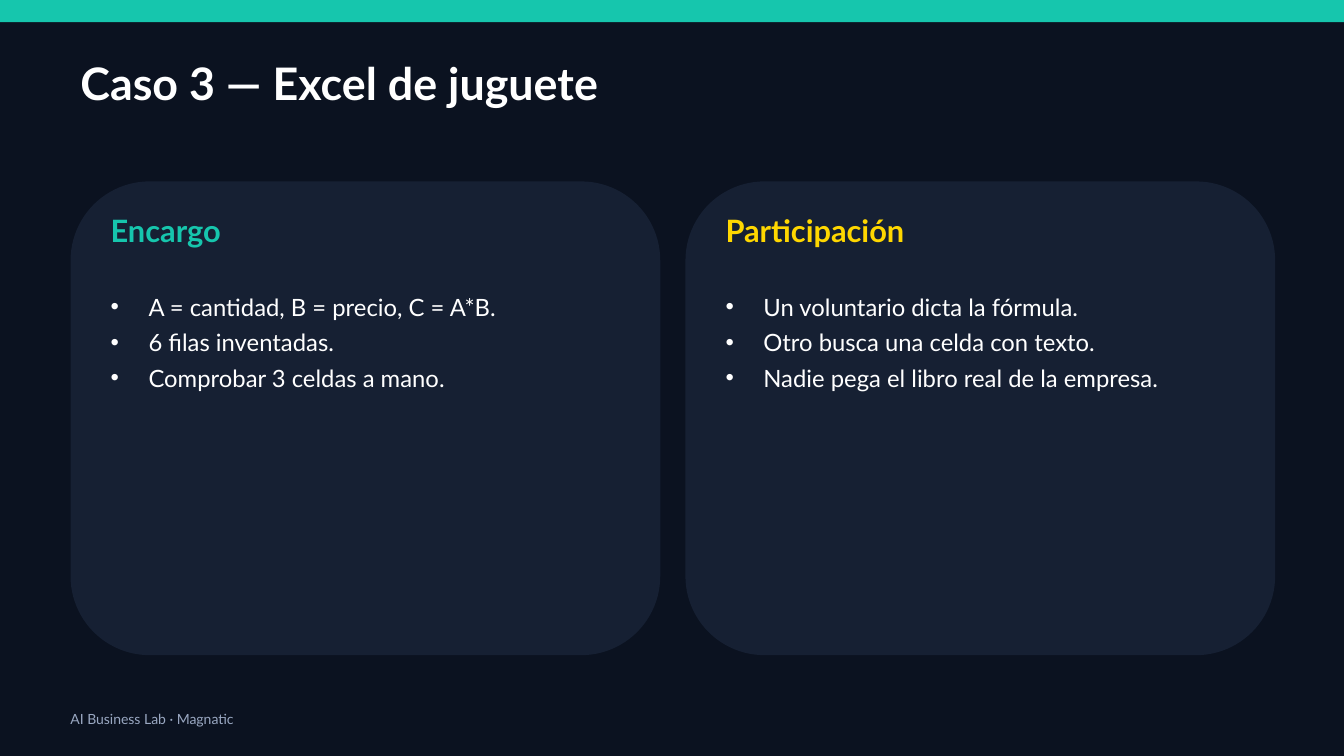
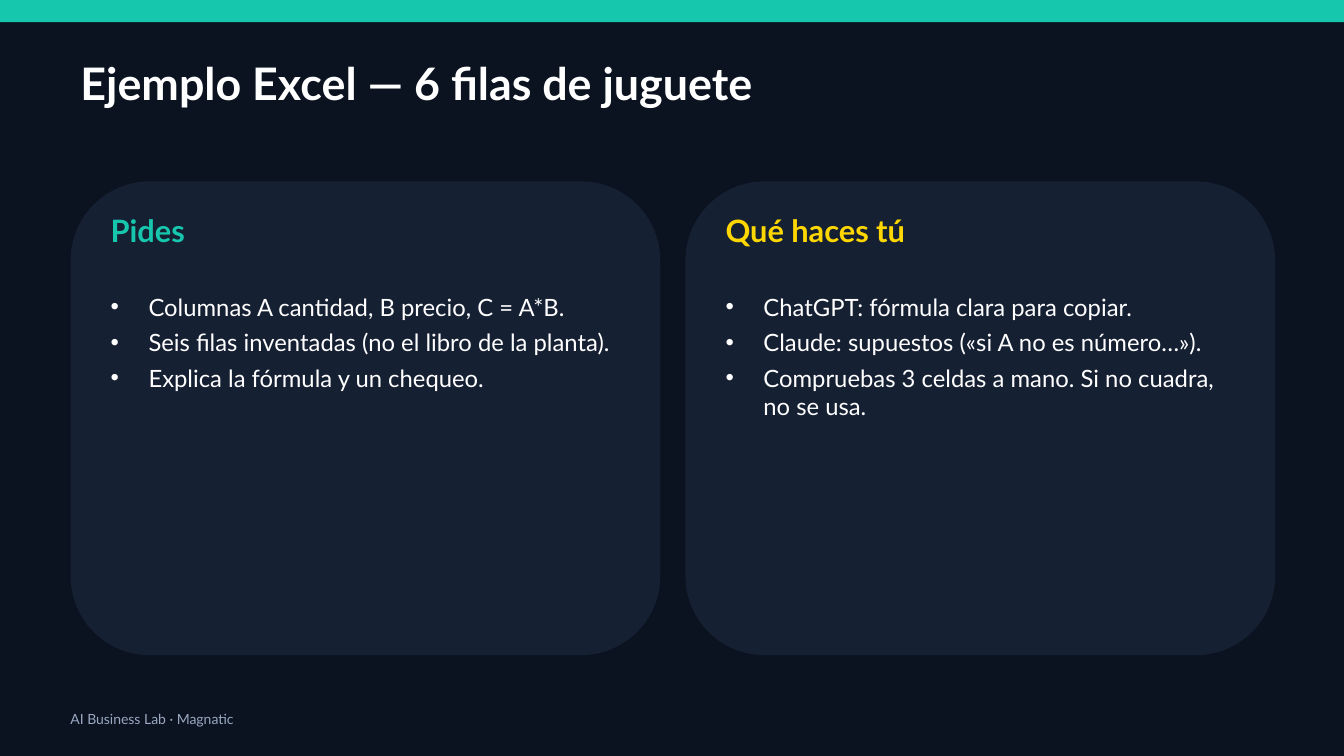
Before and after one commit to xander0408/CURSOS, a slide deck: slide 29 of AI-Business-Lab-Presentacion.pptx (slide 58 before the commit). Drawn at 1344x756 pixels with LibreOffice and Linux fonts; fonts in the diff are those of the drawing. Boxes give left, top, right and bottom in pixels: in the first picture for what was removed or moved away, otherwise in the second. Text is boxed around its words. In the diff, an @@ line names an element or a change of style, - is before the commit and + after.

```diff
--- a/AI-Business-Lab-Presentacion.pptx
+++ b/AI-Business-Lab-Presentacion.pptx
@@ text at box(80, 66, 753, 108): text changed @@
-Caso 3 — Excel de juguete
+Ejemplo Excel — 6 filas de juguete
@@ text at box(111, 219, 185, 242): text changed @@
-Encargo
+Pides
@@ text at box(726, 219, 905, 247): text changed @@
-Participación
+Qué haces tú
@@ text at box(149, 298, 610, 391): text changed @@
-• A = cantidad, B = precio, C = A*B.
-• 6 filas inventadas.
-• Comprobar 3 celdas a mano.
+• Columnas A cantidad, B precio, C = A*B.
+• Seis filas inventadas (no el libro de la planta).
+• Explica la fórmula y un chequeo.
@@ text at box(763, 298, 1214, 415): text changed @@
-• Un voluntario dicta la fórmula.
-• Otro busca una celda con texto.
-• Nadie pega el libro real de la empresa.
+• ChatGPT: fórmula clara para copiar.
+• Claude: supuestos («si A no es número…»).
+• Compruebas 3 celdas a mano. Si no cuadra, no se usa.
```
Also in this commit, not shown: 28 other slides changed, 1 slide added, 42 slides removed, 1 other file.
